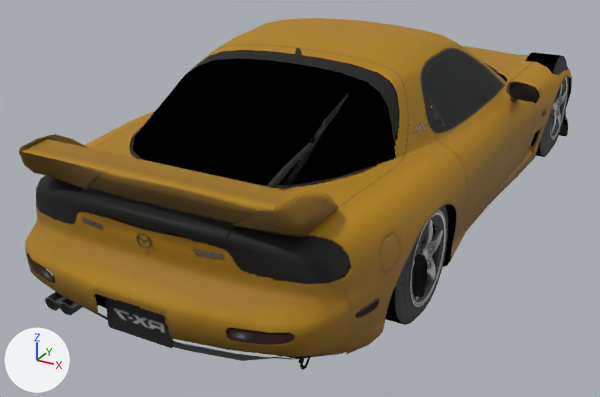
The glTF model dealership/dealership/models/GT4_MAZD0023.glb: old version first, new version second.
One viewpoint serves both versions: a 50 mm lens placed at (1.93, -4.37, 2.04), pointed at (-0.23, -0.43, 0.07). The lights are fixed; the arrows at lower left show +X, +Y and +Z. The older version comes first. Vertices at exactly the same position are counted once.

In view in the first picture: 'body', 'tire_front_left', 'tire_front_right', 'tire_rear_left', 'wheel_front_left' and 1 more.
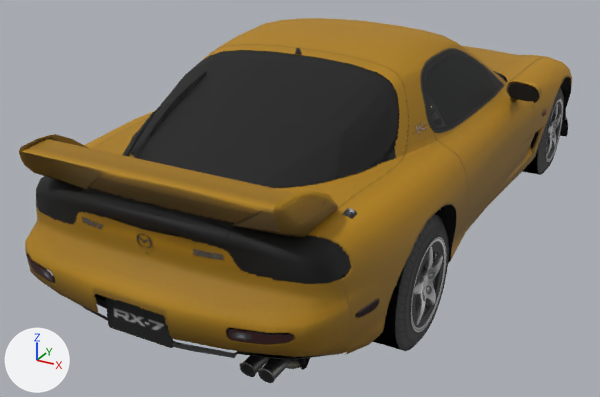
Changed parts and their boxes [x1, y1, x2, y2] in the pictures (600 x 397 px; the box of a moved part takes in the faces that stretch with it):
'body', reshaped: before [19, 18, 572, 370]; after [19, 18, 572, 383]
'tire_rear_right', reshaped, moved, rescaled (not visible before): after [373, 214, 449, 351]
'wheel_rear_right', moved, rescaled (not visible before): after [411, 237, 446, 333]
'tire_rear_left', reshaped, moved, rescaled (not visible afterwards): before [526, 52, 569, 157]
'tire_front_right', moved, rescaled (mostly hidden before): before [129, 131, 138, 150]; after [522, 88, 564, 175]
'wheel_front_right', moved, rescaled (not visible before): after [546, 98, 563, 162]
part 1 of me_body, moved or reshaped: before [41, 25, 571, 361]; after [41, 24, 571, 359]
part 2 of me_body, moved or reshaped: before [223, 50, 409, 173]; after [223, 50, 409, 182]
part 3 of me_body, moved or reshaped (not visible afterwards): before [422, 225, 436, 279]
part 4 of me_body, moved or reshaped (not visible afterwards): before [413, 254, 428, 298]
part 5 of me_body, moved or reshaped (mostly hidden): before [130, 149, 359, 188]; after [131, 152, 327, 188]
part 6 of me_body, moved or reshaped: before [19, 48, 546, 370]; after [19, 48, 546, 383]
part 7 of me_tire_rear, moved or reshaped: before [526, 52, 569, 157]; after [373, 214, 449, 351]

What changed in the scene script:
```text
Change me_body:
    used by ob_body; location = (0.0, 0.0, 0.0)
    remove me_body.from_pydata(...)  # 2781 vertices, 4235 faces; spans x -0.98..0.98, y -2.24..2.04, z 0.03..1.09
    add me_body.from_pydata(...)  # 2781 vertices, 4235 faces; spans x -0.98..0.98, y -2.24..2.04, z 0.02..1.09
    me_body part 1: the loose piece of 1110 vertices spanning x -0.88..0.88, y -2.24..2.04, z 0.03..1.09 is mirrored in x about its middle
    me_body part 2: the loose piece of 74 vertices spanning x -0.74..0.74, y -1.79..0.5, z 0.65..1.08 is mirrored in x about its middle
    me_body part 3: the loose piece of 48 vertices spanning x 0.81..0.83, y -1.37..-1.05, z 0.15..0.47 is mirrored in x about its middle, then moved by (-0.17, 2.42, -0.13)
    me_body part 4: the loose piece of 49 vertices spanning x 0.78..0.88, y -1.39..-1.3, z 0.19..0.4 is mirrored in x about its middle, then moved by (-0.19, 2.42, -0.13)
    me_body part 5: the loose piece of 21 vertices spanning x -0.66..0.66, y -1.81..-1.03, z 0.71..0.76 is mirrored in x about its middle
    me_body part 6: 746 of 2781 vertices moved; they spanned x -0.98..0.98, y -2.2..1.12, z 0.05..1.09 and now span x -0.98..0.98, y -2.2..0.87, z 0.05..1.09; mean shift (0.03, -0.84, -0.06); largest move (-0.85, 1.03, 0.35) -> (-0.64, -1.4, 0.18)
    other edits to the shape of me_body do not show in these pictures
Change me_tire_rear:
    used by ob_tire_rear_left; location = (0.745, 1.212, 0.345)
    remove me_tire_rear.from_pydata(...)  # 120 vertices, 208 faces; spans x -0.112..0.112, y -0.345..0.345, z -0.343..0.343
    add me_tire_rear.from_pydata(...)  # 120 vertices, 208 faces; spans x -0.112..0.112, y -0.316..0.316, z -0.314..0.314
    me_tire_rear part 7: 120 of 120 vertices moved; they spanned x -0.112..0.112, y -0.345..0.345, z -0.343..0.343 and now span x -0.112..0.112, y -0.316..0.316, z -0.314..0.314; mean shift (0.0, 0.0, 0.0)
Change ob_wheel_front_right:
    ob_wheel_front_right.scale: (-1.0, 1.0, 1.0) -> (1.0, 1.0, 1.0)
    ob_wheel_front_right.location: (-0.735, -1.212, 0.31) -> (0.735, 1.212, 0.181)
Change ob_tire_front_right:
    ob_tire_front_right.scale: (-1.0, 1.0, 1.0) -> (1.0, 1.0, 1.0)
    ob_tire_front_right.location: (-0.735, -1.212, 0.31) -> (0.735, 1.212, 0.181)
Change ob_wheel_rear_right:
    ob_wheel_rear_right.scale: (-1.0, 1.0, 1.0) -> (1.0, 1.0, 1.0)
    ob_wheel_rear_right.location: (-0.745, 1.212, 0.345) -> (0.745, -1.212, 0.181)
Change ob_tire_rear_left:
    ob_tire_rear_left.location: (0.745, 1.212, 0.345) -> (-0.745, -1.212, 0.181)
    ob_tire_rear_left.scale: (1.0, 1.0, 1.0) -> (-1.0, 1.0, 1.0)
Change ob_tire_rear_right:
    ob_tire_rear_right.scale: (-1.0, 1.0, 1.0) -> (1.0, 1.0, 1.0)
    ob_tire_rear_right.location: (-0.745, 1.212, 0.345) -> (0.745, -1.212, 0.181)
```
